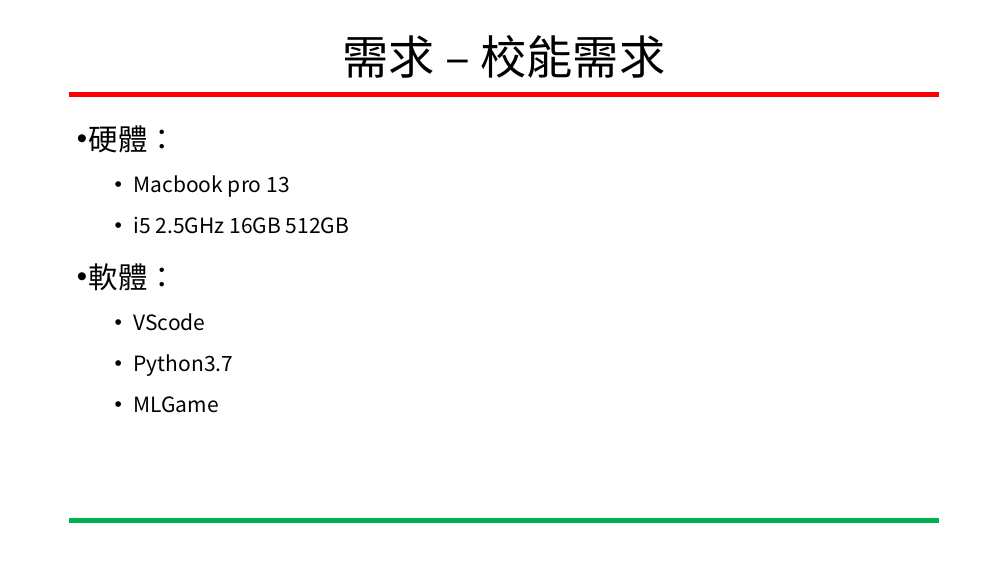
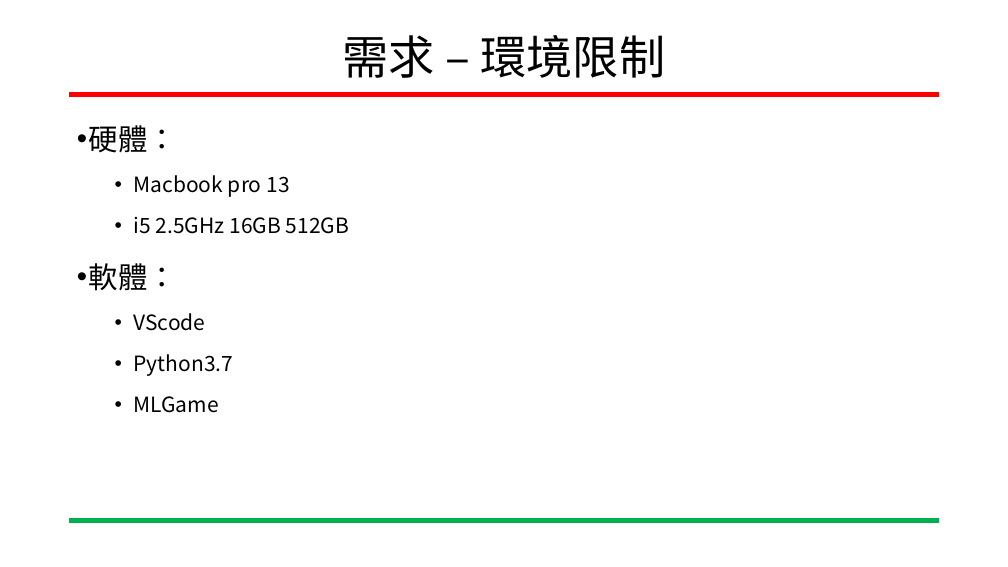
Before and after one commit to kuan1999/MLGame, a slide deck: slide 5 of 機器學習HW4官20201117.pptx (slide 6 before the commit). Drawn at 1008x567 pixels with LibreOffice and Linux fonts; fonts in the diff are those of the drawing; background and template pictures are left out. Boxes give left, top, right and bottom in pixels: in the first picture for what was removed or moved away, otherwise in the second. Text is boxed around its words. In the diff, an @@ line names an element or a change of style, - is before the commit and + after.

```diff
--- a/機器學習HW4官20201117.pptx
+++ b/機器學習HW4官20201117.pptx
@@ title at (343, 35, 665, 78): text changed @@
-需求 – 校能需求
+需求 – 環境限制
```
Also in this commit, not shown: 4 other slides changed, 1 slide removed.
